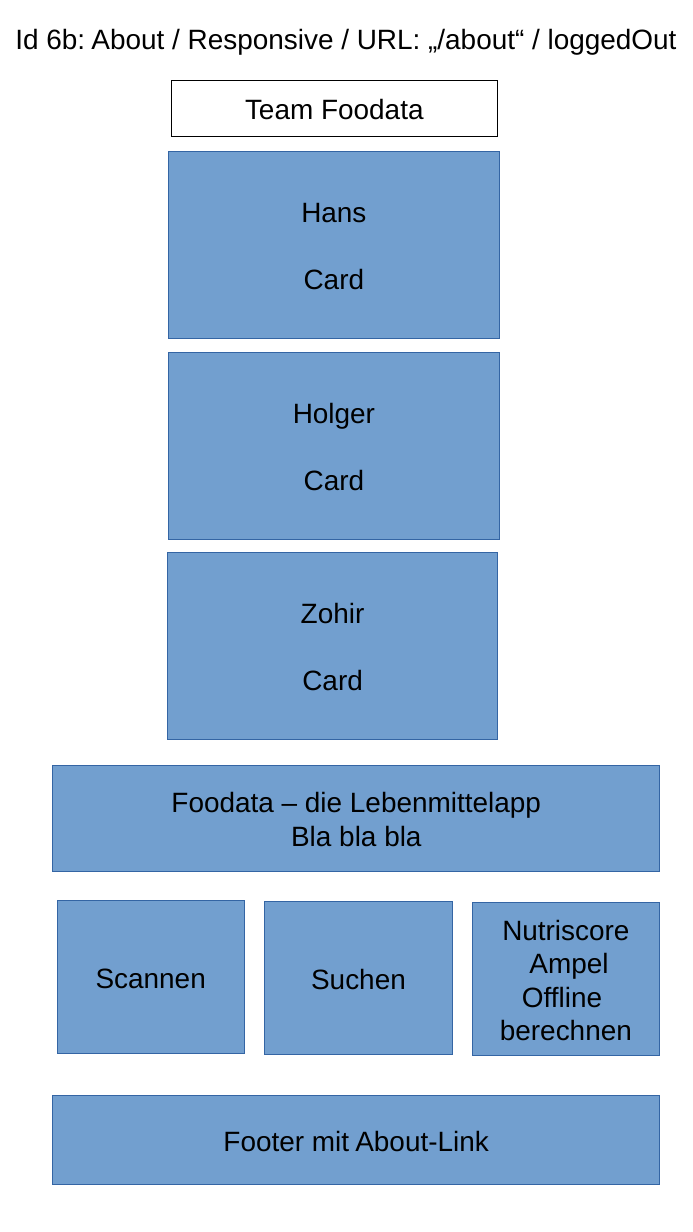
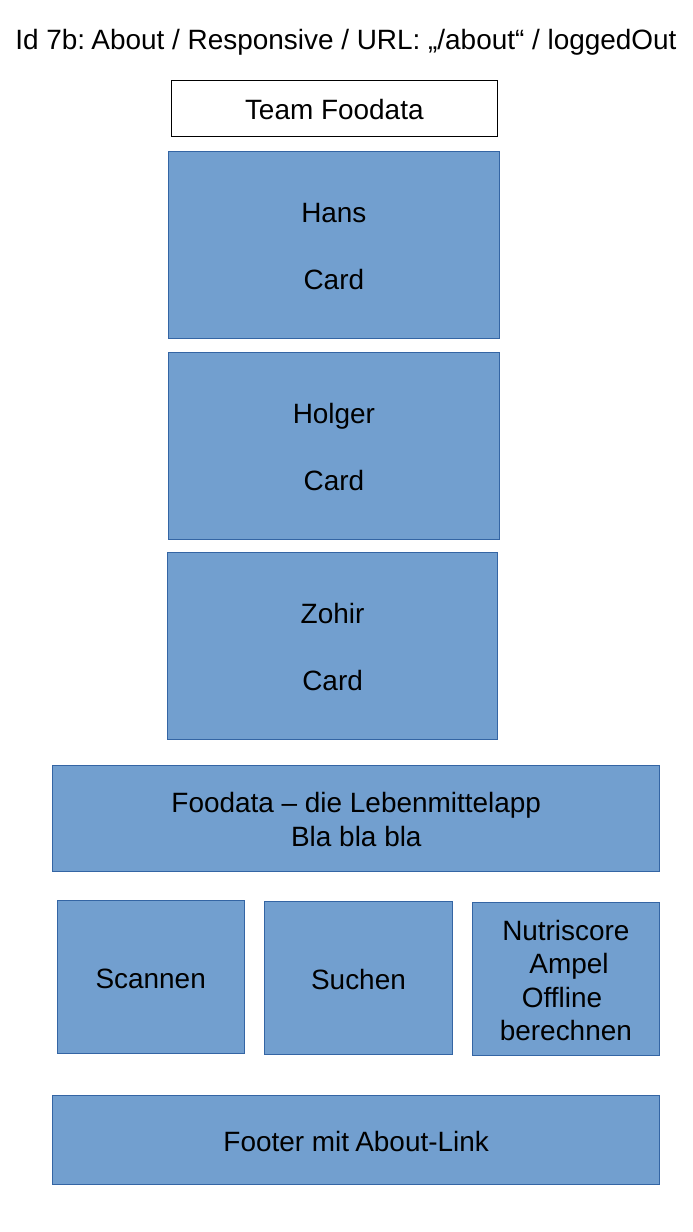
Before and after one commit to HolgerZerbe/foodata, a slide deck: slide 7 of concept/textdateien/Foodata Mockups responsive.odp (slide 6 before the commit). Drawn at 693x1232 pixels with LibreOffice and Linux fonts; fonts in the diff are those of the drawing. Boxes give left, top, right and bottom in pixels: in the first picture for what was removed or moved away, otherwise in the second. Text is boxed around its words. In the diff, an @@ line names an element or a change of style, - is before the commit and + after.

Commit message:
responsive dateien geändert

```diff
--- a/concept/textdateien/Foodata Mockups responsive.odp
+++ b/concept/textdateien/Foodata Mockups responsive.odp
@@ text at (x1=15, y1=28, x2=677, y2=54): text changed @@
-Id 6b: About / Responsive / URL: „/about“ / loggedOut
+Id 7b: About / Responsive / URL: „/about“ / loggedOut
```
Also in this commit, not shown: 1 other slide changed, 1 slide added, 1 other file.
